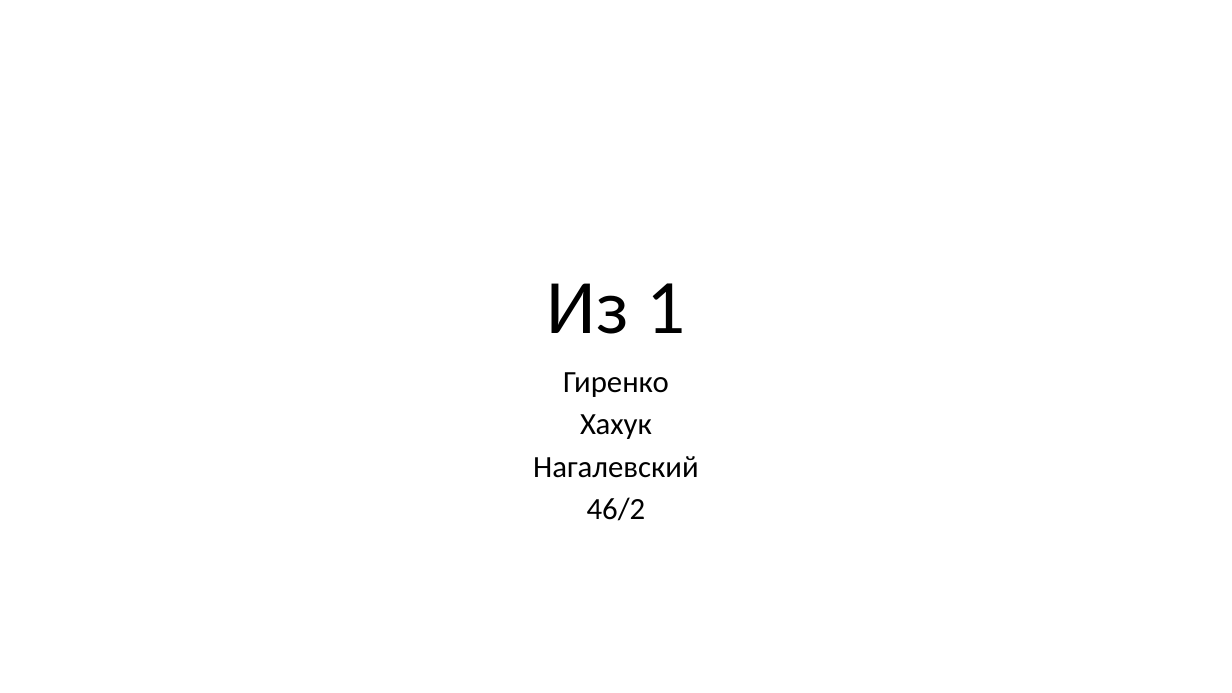
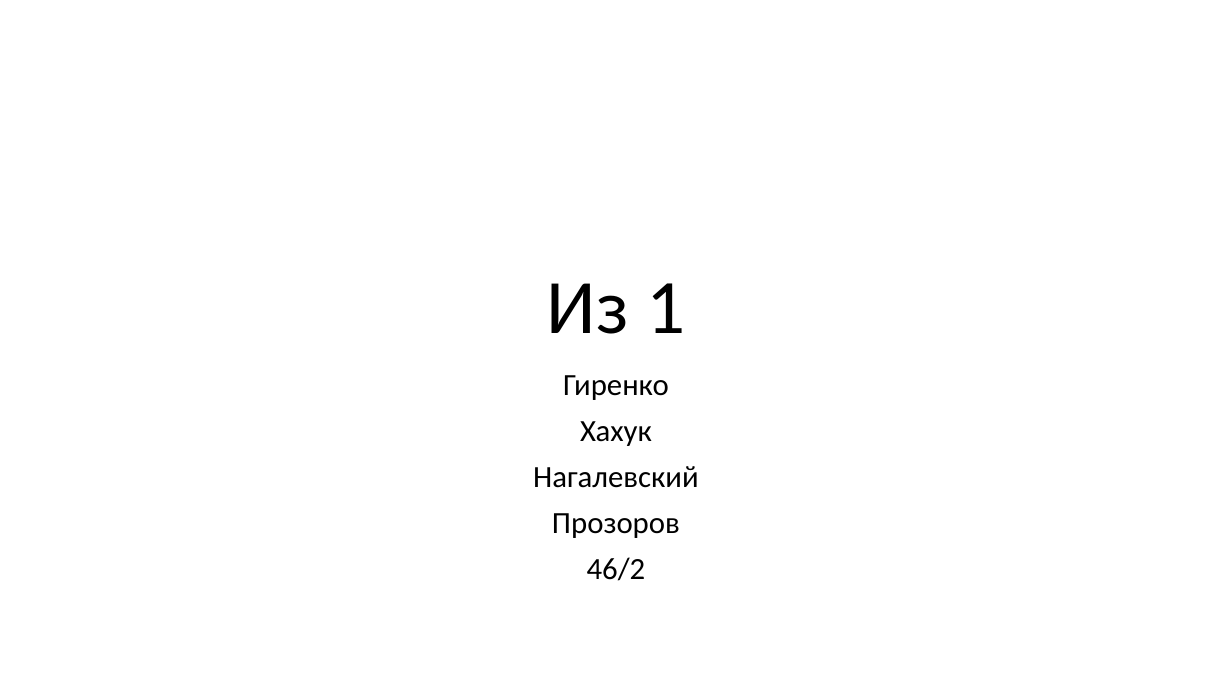
Before and after one commit to iamgirya/algorithms_of_digital_multimedia_processing, a slide deck: slide 1 of IZ1/iz1.pptx. Drawn at 1232x693 pixels with LibreOffice and Linux fonts; fonts in the diff are those of the drawing. Boxes give left, top, right and bottom in pixels: in the first picture for what was removed or moved away, otherwise in the second. Text is boxed around its words. In the diff, an @@ line names an element or a change of style, - is before the commit and + after.

```diff
--- a/IZ1/iz1.pptx
+++ b/IZ1/iz1.pptx
@@ subtitle at (x1=533, y1=375, x2=699, y2=581): line spacing 0.8 to 0.9 @@
@@ subtitle at (x1=552, y1=513, x2=680, y2=538): paragraph added @@
+Прозоров
```
Also in this commit, not shown: 1 other slide changed, 25 other files.
